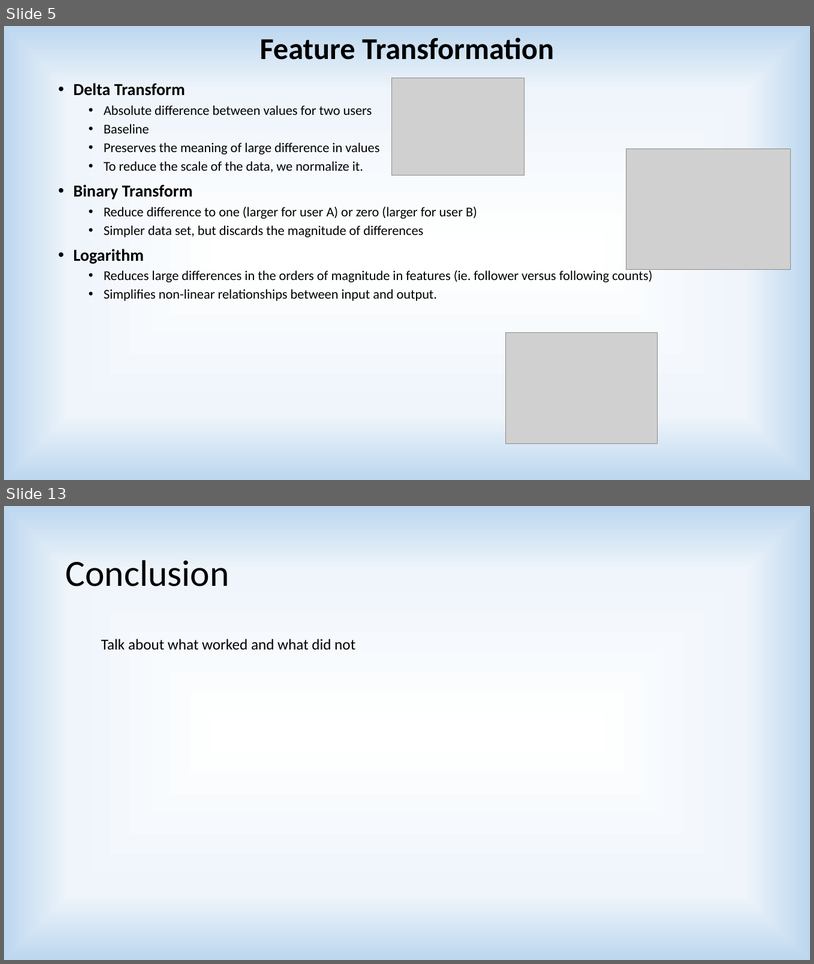
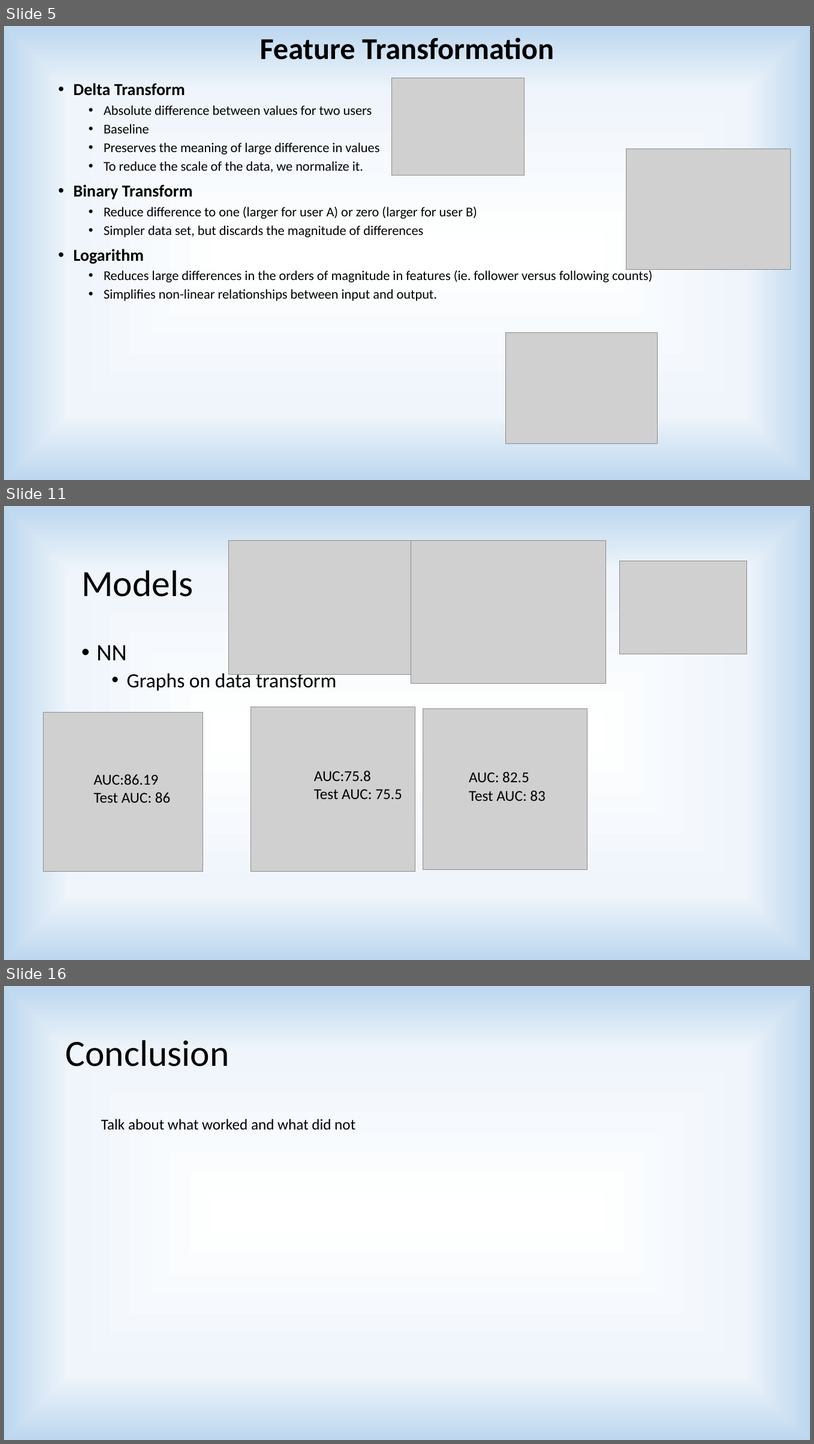
Before and after one commit to akshaymehra24/who-is-more-influential, a slide deck: Predicting Influencers in a Social Network.pptx. Shown one above the other, each under a label of ours: slides 5 and 13 before the commit, slides 5, 11 and 16 after it; the slides between them are not shown. The pictures are 814x964 and 814x1444 pixels, drawn with LibreOffice and Linux fonts; fonts in the diff are those of the drawing; grey boxes stand for pictures. Boxes give left, top, right and bottom in pixels: in the first picture for what was removed or moved away, otherwise in the second. Text is boxed around its words. In the diff, an @@ line names an element or a change of style, - is before the commit and + after.

```diff
--- a/Predicting Influencers in a Social Network.pptx
+++ b/Predicting Influencers in a Social Network.pptx
@@ slide 11 added at bbox=[4, 506, 810, 960], background gradient #FFFFFF to #EFF5FB to #BDD7EE @@
@@ picture added at bbox=[229, 540, 412, 674] @@
@@ picture added at bbox=[411, 540, 606, 683] @@
@@ text added at bbox=[81, 570, 193, 597], 44 pt, text #000000 @@
+Models
@@ picture added at bbox=[620, 561, 747, 654] @@
@@ text added at bbox=[96, 645, 337, 691], 24 pt, text #000000 @@
+• NN
+  • Graphs on data transform
@@ picture added at bbox=[44, 712, 203, 871] @@
@@ picture added at bbox=[251, 707, 416, 871] @@
@@ picture added at bbox=[423, 708, 587, 870] @@
@@ text added at bbox=[94, 774, 171, 802], 18 pt, text #000000 @@
+AUC:86.19
+Test AUC: 86
@@ text added at bbox=[314, 771, 402, 799], 18 pt, text #000000 @@
+AUC:75.8
+Test AUC: 75.5
@@ text added at bbox=[469, 772, 546, 801], 18 pt, text #000000 @@
+AUC: 82.5
+Test AUC: 83
@@ what was slide 13 is now slide 16 @@
```
Also in this commit, not shown: 5 slides changed, 4 other slides added, 2 slides removed, 28 other files.
